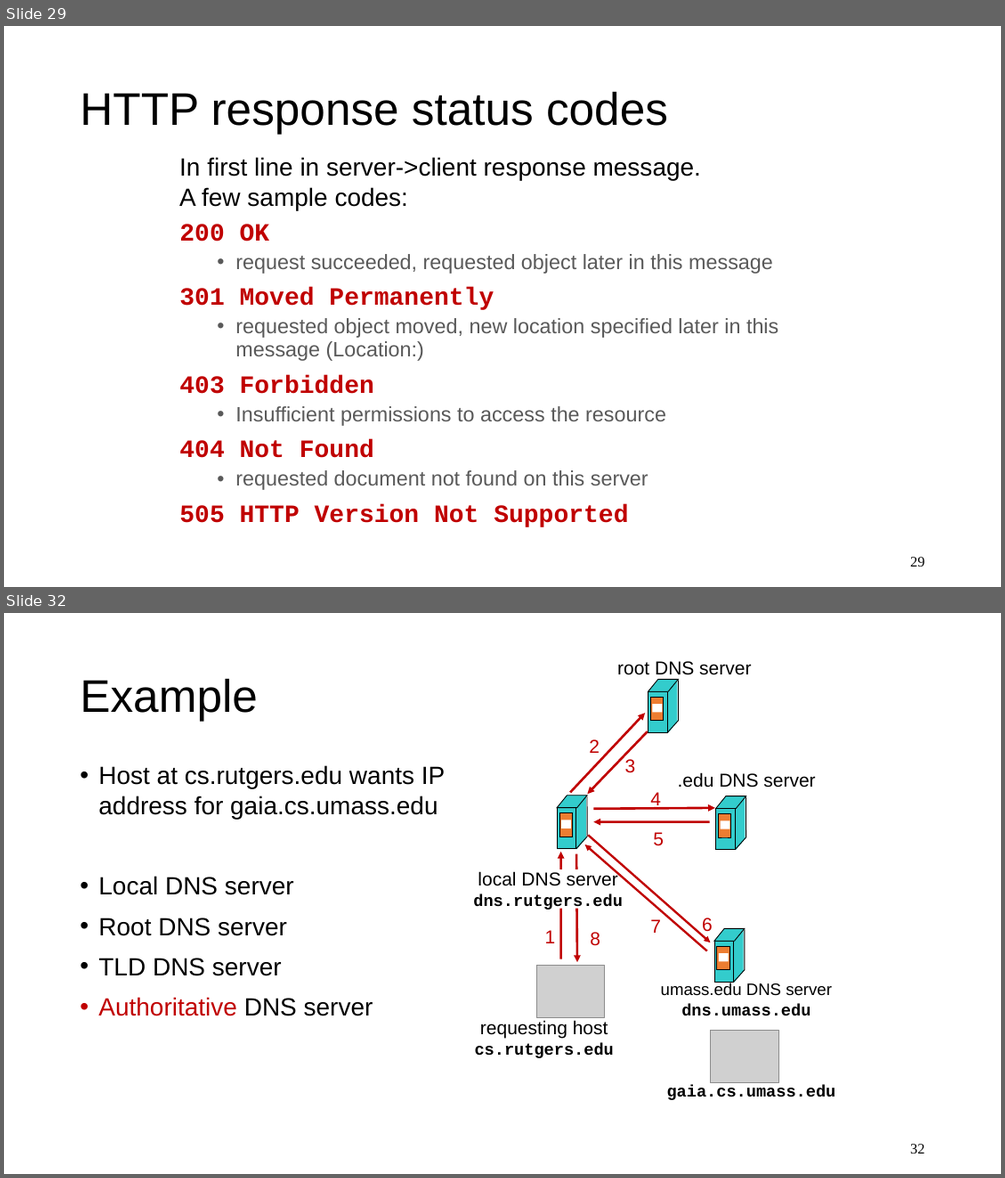
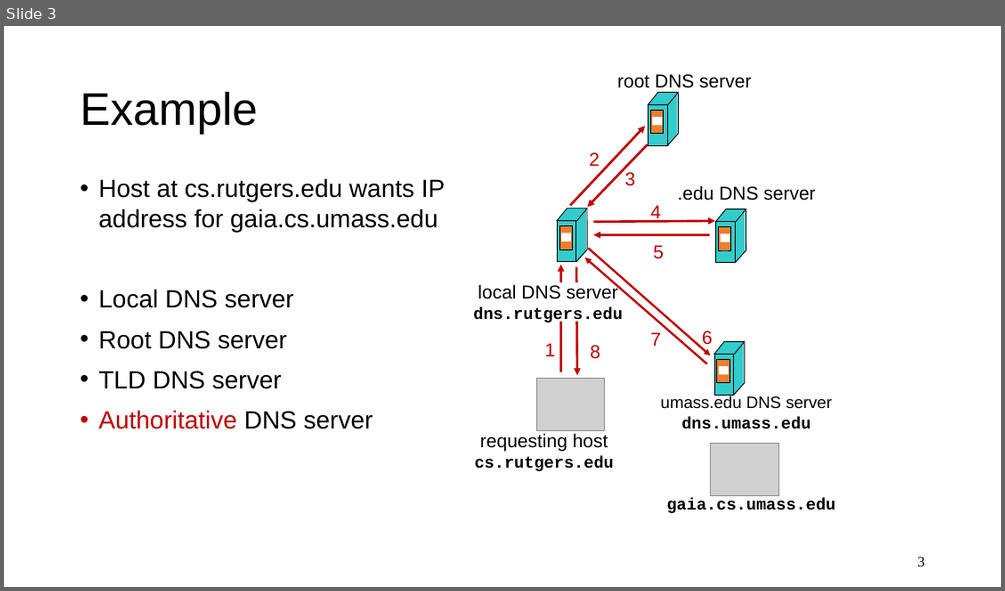
Before and after one commit to ngsrinivas/coursegen, a slide deck: ex/352-F24/staging/352-F24/lectures/05-app-dns-http.pptx. Shown one above the other, each under a label of ours: slides 29 and 32 before the commit, slide 3 after it; the slides between them are not shown. The pictures are 1005x1178 and 1005x591 pixels, drawn with LibreOffice and Linux fonts; fonts in the diff are those of the drawing; grey boxes stand for pictures. Boxes give left, top, right and bottom in pixels: in the first picture for what was removed or moved away, otherwise in the second. Text is boxed around its words. In the diff, an @@ line names an element or a change of style, - is before the commit and + after.

```diff
--- a/ex/352-F24/staging/352-F24/lectures/05-app-dns-http.pptx
+++ b/ex/352-F24/staging/352-F24/lectures/05-app-dns-http.pptx
@@ slide 29 removed at box(4, 26, 1001, 587), background #FFFFFF @@
@@ title removed at box(80, 91, 668, 134) @@
-HTTP response status codes
@@ text removed at box(179, 157, 701, 210) @@
-In first line in server->client response message.
-A few sample codes:
@@ text removed at box(179, 224, 778, 527) @@
-200 OK
-  • request succeeded, requested object later in this message
-301 Moved Permanently
-  • requested object moved, new location specified later in this message (Location:)
-403 Forbidden
-  • Insufficient permissions to access the resource
-404 Not Found
-  • requested document not found on this server
-505 HTTP Version Not Supported
@@ page number removed at box(910, 556, 924, 566) @@
-29
@@ what was slide 32 is now slide 3 @@
@@ page number at box(917, 556, 924, 566): text changed @@
-32
+3
```
Also in this commit, not shown: 15 other slides removed, 4 other files.
